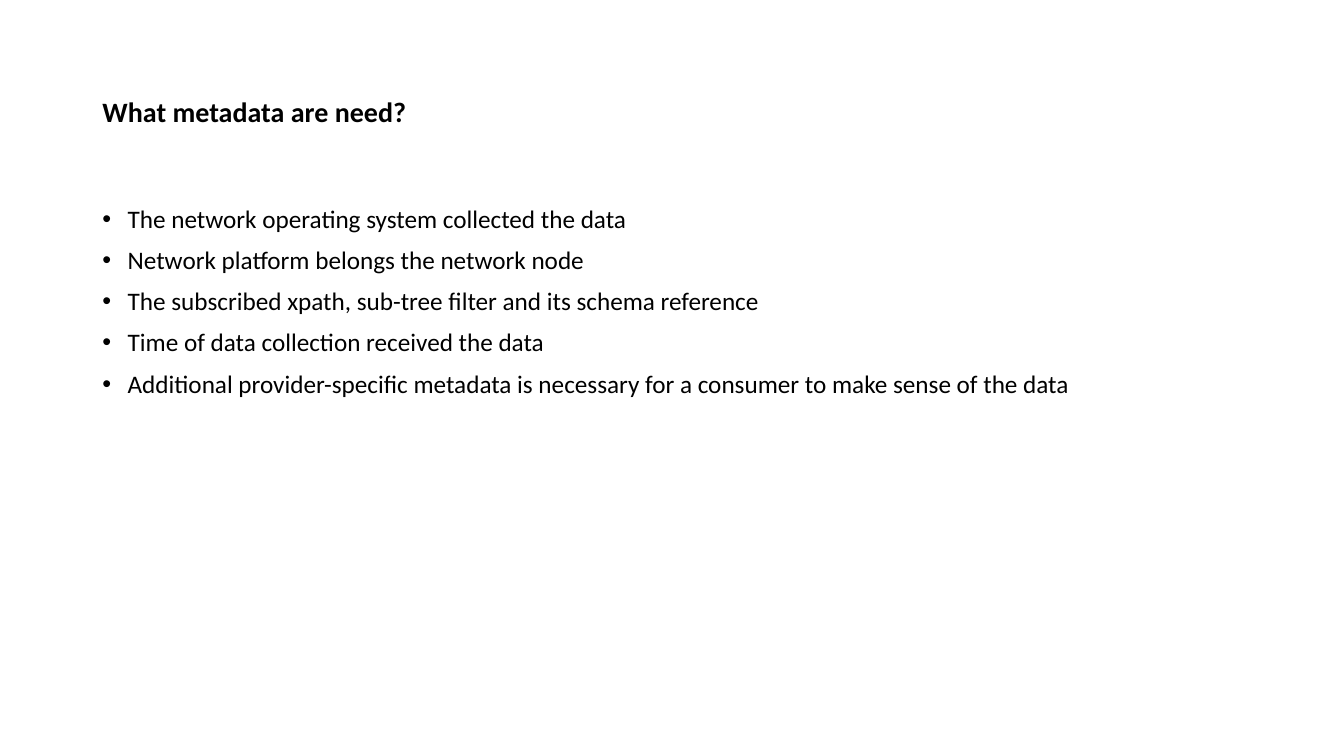
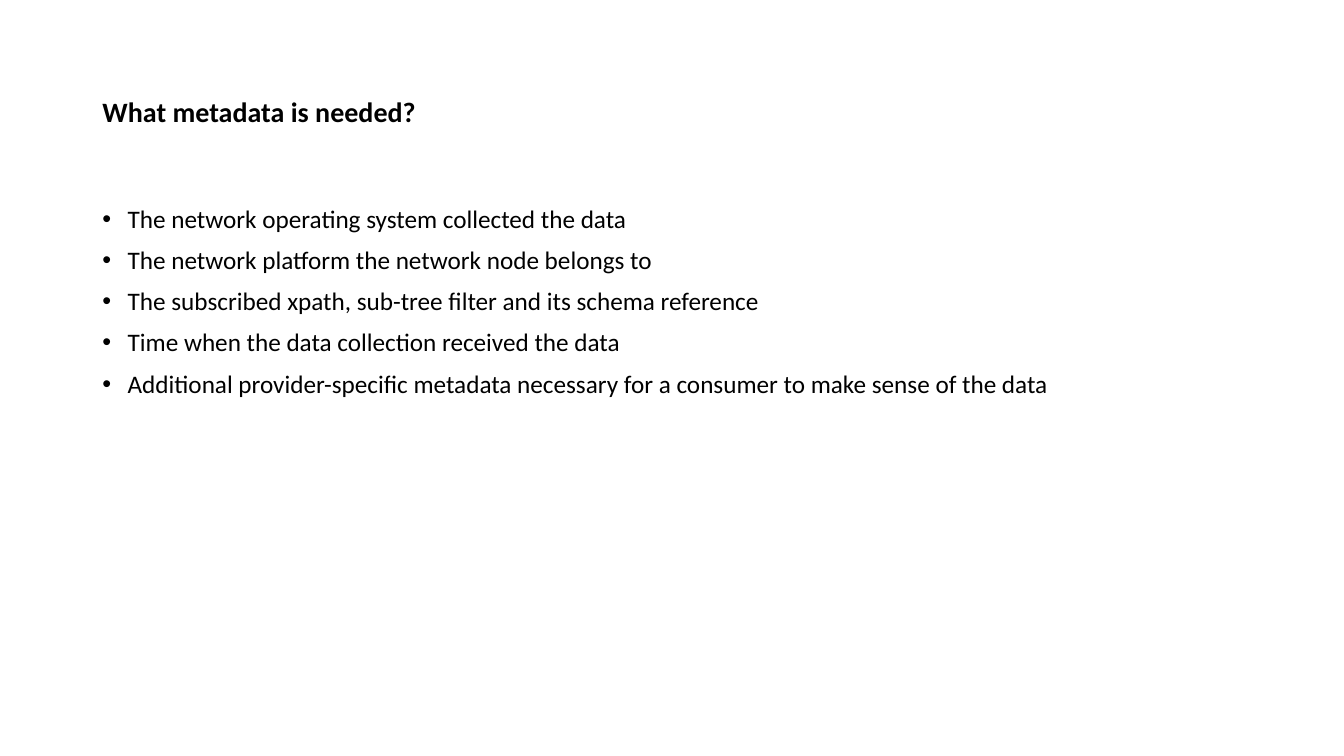
Before and after one commit to network-analytics/ietf-network-analytics-document-status, a slide deck: slide 3 of 122/NMOP/draft-netana-nmop-message-broker-telemetry-message.pptx. Drawn at 1344x756 pixels with LibreOffice and Linux fonts; fonts in the diff are those of the drawing. Boxes give left, top, right and bottom in pixels: in the first picture for what was removed or moved away, otherwise in the second. Text is boxed around its words. In the diff, an @@ line names an element or a change of style, - is before the commit and + after.

```diff
--- a/122/NMOP/draft-netana-nmop-message-broker-telemetry-message.pptx
+++ b/122/NMOP/draft-netana-nmop-message-broker-telemetry-message.pptx
@@ title at [102,102,415,123]: text changed @@
-What metadata are need?
+What metadata is needed?
@@ text at [128,251,651,274]: text changed @@
-• Network platform belongs the network node
+• The network platform the network node belongs to
@@ text at [128,333,1047,397]: text changed @@
-• Time of data collection received the data
-• Additional provider-specific metadata is necessary for a consumer to make sense of the data
+• Time when the data collection received the data
+• Additional provider-specific metadata necessary for a consumer to make sense of the data
```
Also in this commit, not shown: 2 other slides changed, 1 other file.
